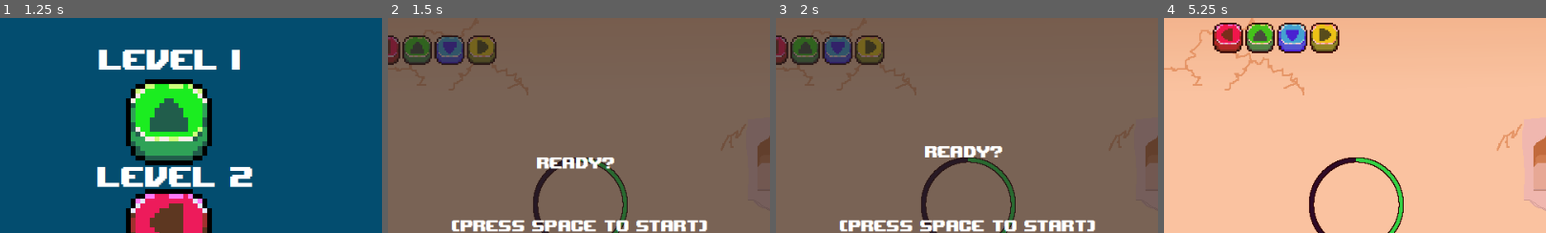
Above: before the commit, frames 1-4 (left to right).
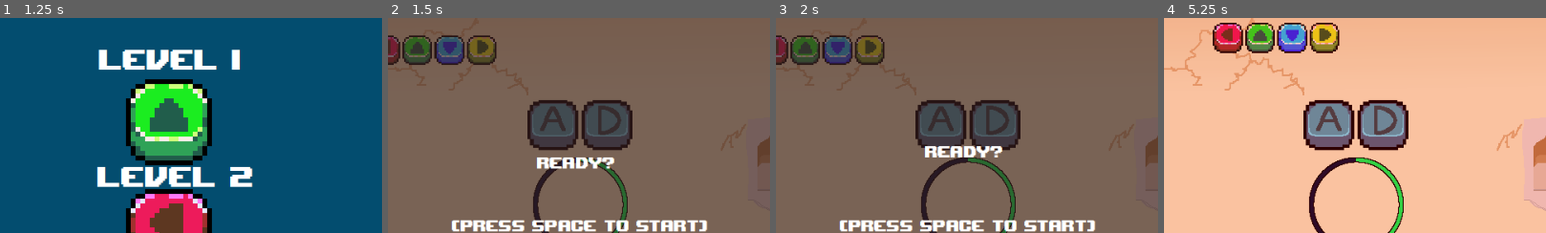
Above: after the commit, the same moments.

Repository: K0RIS/WinterMelonJam2023
Game: Godot game, scene res://assets/scenes/main_menu.tscn
Same seed, same stepped clock (60 frames per second), same inputs: the game is played once before the commit and once after it. Sound files missing from this copy of the repository are replaced by a short silence.
Inputs (mouse positions are % of the whole screen's width and height, from its top left):
- Up to frame 1 (1.25 s): click (30, 11) at 0.5 s
- Up to frame 2 (1.5 s): click (47, 56) at 1.25 s
- Up to frame 3 (2 s): no input
- Up to frame 4 (5.25 s): tap Space (Start_Level) at 2, 2.1, 2.85, 3.5, 3.6, 4.35, 5, 5.1 s; hold D (move_right) 2.03-3.53 s; tap Enter (ui_accept) at 2.27, 2.75, 3.02, 4.25, 4.52 s; hold Left (left) 3.53-4.28 s; hold D (move_right) from 4.28 s (still down)
The pictures show only the part of the screen within x 25-75%, y 7-57%; the shares and areas given below are measured in that part.

Frame 1 is identical in both runs. In frame 2, 5.9% of the frame differs, in the area x 36-64%, y 38-62%; in frame 3, 5.6%; in frame 4, 5.9%.

Commit message:
Movement Prompt

Diff:
--- a/assets/scenes/LevelBase.tscn
+++ b/assets/scenes/LevelBase.tscn
@@ -8,6 +8,8 @@
 [ext_resource type="PackedScene" uid="uid://cc4ymdswqj1ln" path="res://assets/scenes/LoseScreen.tscn" id="6_qypl3"]
 [ext_resource type="Theme" uid="uid://dfq23uexcywtw" path="res://assets/scenes/PixelFont.tres" id="7_mv13j"]
 [ext_resource type="Script" path="res://assets/scenes/SpeedUp.gd" id="7_yquhy"]
+[ext_resource type="Texture2D" uid="uid://3qbd6pvagf8h" path="res://assets/sprites/A.png" id="9_0hdw5"]
+[ext_resource type="Texture2D" uid="uid://cm5h8hhryeutn" path="res://assets/sprites/D.png" id="10_5samq"]
 
 [sub_resource type="WorldBoundaryShape2D" id="WorldBoundaryShape2D_6vlu4"]
 normal = Vector2(0, 1)
@@ -22,6 +24,21 @@
 
 [sub_resource type="RectangleShape2D" id="RectangleShape2D_0airp"]
 size = Vector2(702, 49)
+
+[sub_resource type="Animation" id="Animation_s8xwu"]
+length = 0.001
+tracks/0/type = "value"
+tracks/0/imported = false
+tracks/0/enabled = true
+tracks/0/path = NodePath("SpeedUp/RichTextLabel:position")
+tracks/0/interp = 1
+tracks/0/loop_wrap = true
+tracks/0/keys = {
+"times": PackedFloat32Array(0),
+"transitions": PackedFloat32Array(1),
+"update": 0,
+"values": [Vector2(444, 474)]
+}
 
 [sub_resource type="Animation" id="Animation_rpw40"]
 resource_name = "SpeedUp"
@@ -77,21 +94,6 @@
 }]
 }
 
-[sub_resource type="Animation" id="Animation_s8xwu"]
-length = 0.001
-tracks/0/type = "value"
-tracks/0/imported = false
-tracks/0/enabled = true
-tracks/0/path = NodePath("SpeedUp/RichTextLabel:position")
-tracks/0/interp = 1
-tracks/0/loop_wrap = true
-tracks/0/keys = {
-"times": PackedFloat32Array(0),
-"transitions": PackedFloat32Array(1),
-"update": 0,
-"values": [Vector2(444, 474)]
-}
-
 [sub_resource type="AnimationLibrary" id="AnimationLibrary_7ur5w"]
 _data = {
 "RESET": SubResource("Animation_s8xwu"),
@@ -143,6 +145,28 @@
 shape = SubResource("RectangleShape2D_0airp")
 
 [node name="EnvironmentalAreas" parent="." instance=ExtResource("4_05wpu")]
+
+[node name="HBoxContainer" type="HBoxContainer" parent="."]
+visible = false
+anchors_preset = 8
+anchor_left = 0.5
+anchor_top = 0.5
+anchor_right = 0.5
+anchor_bottom = 0.5
+offset_left = -66.0
+offset_top = -132.0
+offset_right = 66.0
+offset_bottom = -68.0
+grow_horizontal = 2
+grow_vertical = 2
+
+[node name="TextureRect" type="TextureRect" parent="HBoxContainer"]
+layout_mode = 2
+texture = ExtResource("9_0hdw5")
+
+[node name="TextureRect2" type="TextureRect" parent="HBoxContainer"]
+layout_mode = 2
+texture = ExtResource("10_5samq")
 
 [node name="SnakeCharmer" parent="." instance=ExtResource("3_mo7sc")]
 position = Vector2(296, 433)
@@ -173,12 +197,16 @@
 fit_content = true
 autowrap_mode = 0
 
+[node name="Timer" type="Timer" parent="."]
+wait_time = 3.0
+
 [connection signal="StartGame" from="ReadyUpScreen" to="." method="_on_ready_up_screen_start_game"]
 [connection signal="snake_lose" from="EnvironmentalAreas" to="." method="_on_environmental_areas_snake_lose"]
 [connection signal="DeathReason" from="SnakeCharmer" to="LoseScreen" method="ChangeDeathReason"]
 [connection signal="died" from="SnakeCharmer" to="." method="_on_snake_charmer_died"]
 [connection signal="GettingFaster" from="SnakeCharmer/Node/RhythmGame" to="SpeedUp" method="_on_rhythm_game_getting_faster"]
 [connection signal="finished" from="SnakeCharmer/Node/RhythmGame/PrincipalTrack" to="." method="_on_principal_track_finished"]
+[connection signal="timeout" from="Timer" to="." method="_on_timer_timeout"]
 
 [editable path="EnvironmentalAreas"]
 [editable path="SnakeCharmer"]
--- a/assets/scenes/Levels/LevelOne.tscn
+++ b/assets/scenes/Levels/LevelOne.tscn
@@ -7,7 +7,7 @@
 
 [node name="Level" instance=ExtResource("1_yo8sc")]
 
-[node name="SnakeCharmer" parent="." index="4"]
+[node name="SnakeCharmer" parent="." index="5"]
 position = Vector2(298, 405)
 
 [node name="RhythmGame" parent="SnakeCharmer/Node" index="0"]
@@ -26,10 +26,8 @@
 [node name="AnimatedSprite2D" parent="SnakeCharmer" index="5"]
 position = Vector2(15, 6)
 
-[node name="LoseScreen" parent="." index="5"]
+[node name="LoseScreen" parent="." index="6"]
 process_mode = 3
-
-[connection signal="GettingFaster" from="SnakeCharmer/Node/RhythmGame" to="SpeedUp" method="_on_rhythm_game_getting_faster"]
 
 [editable path="EnvironmentalAreas"]
 [editable path="SnakeCharmer"]
--- a/assets/scenes/Levels/LevelTwo.tscn
+++ b/assets/scenes/Levels/LevelTwo.tscn
@@ -21,7 +21,7 @@
 [node name="ComboTrack" parent="SnakeCharmer/Node/RhythmGame" index="2"]
 stream = ExtResource("8_6y3iv")
 
-[node name="LoseScreen" parent="." index="5"]
+[node name="LoseScreen" parent="." index="6"]
 process_mode = 3
 
 [node name="ColorRect" type="ColorRect" parent="." index="7"]
@@ -31,7 +31,6 @@
 color = Color(1, 0, 0, 0.180392)
 
 [connection signal="DeathReason" from="EnvironmentalAreas" to="LoseScreen" method="ChangeDeathReason"]
-[connection signal="GettingFaster" from="SnakeCharmer/Node/RhythmGame" to="SpeedUp" method="_on_rhythm_game_getting_faster"]
 
 [editable path="EnvironmentalAreas"]
 [editable path="SnakeCharmer"]
--- a/assets/scripts/LevelBase.gd
+++ b/assets/scripts/LevelBase.gd
@@ -8,11 +8,14 @@
 	ScoreManager.current_score = 0
 	start_game()
 
+
 func start_game():
 	ScoreManager.visible = true
 	ScoreManager.score.text = "0"
 	ScoreManager.combo.text = "x0"
 	snake_charmer.rhythm_game.start_track()
+	$HBoxContainer.visible = true
+	$Timer.start()
 
 
 
@@ -33,3 +36,7 @@
 
 func _on_ready_up_screen_start_game():
 	pass
+
+
+func _on_timer_timeout():
+	$HBoxContainer.visible = false
--- a/ready_up_screen.tscn
+++ b/ready_up_screen.tscn
@@ -95,8 +95,8 @@
 anchors_preset = 15
 anchor_right = 1.0
 anchor_bottom = 1.0
-offset_right = 10560.0
-offset_bottom = 5843.86
+offset_right = 11520.0
+offset_bottom = 6383.86
 grow_horizontal = 2
 grow_vertical = 2
 theme = ExtResource("2_m6s3u")
Not shown: 1 places in assets/scenes/LevelBase.tscn that only renumber resources
Not shown, changed: assets/sound/music/Wrong/Wrong_1.wav.import
Not shown, changed: assets/sound/music/Wrong/Wrong_2.wav.import
Not shown, changed: assets/sound/music/Wrong/Wrong_3.wav.import
Not shown, changed: assets/sound/music/Wrong/Wrong_4.wav.import
Not shown, changed: assets/sound/music/Wrong/Wrong_5.wav.import
Not shown, changed: assets/sound/music/Wrong/Wrong_6.wav.import
Not shown, changed: assets/sound/music/Wrong/Wrong_7.wav.import
Not shown, changed: assets/sound/music/Wrong/Wrong_8.wav.import
Binary file added: assets/sprites/A.png
Not shown, added: assets/sprites/A.png.import
Binary file added: assets/sprites/D.png
(and 1 more such lines)
